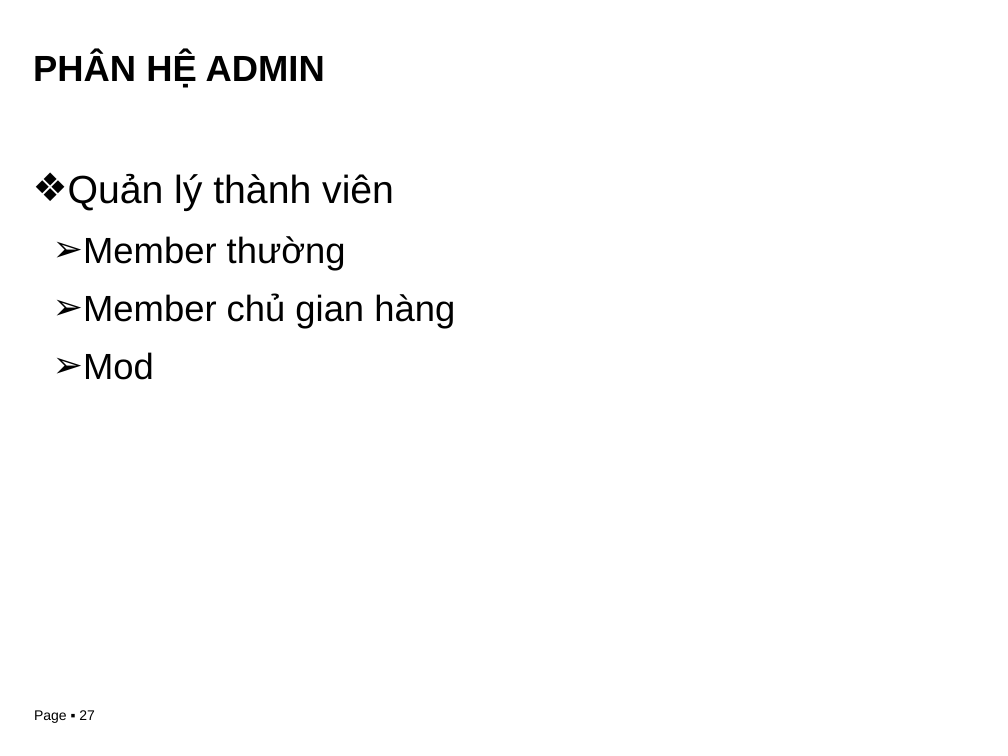
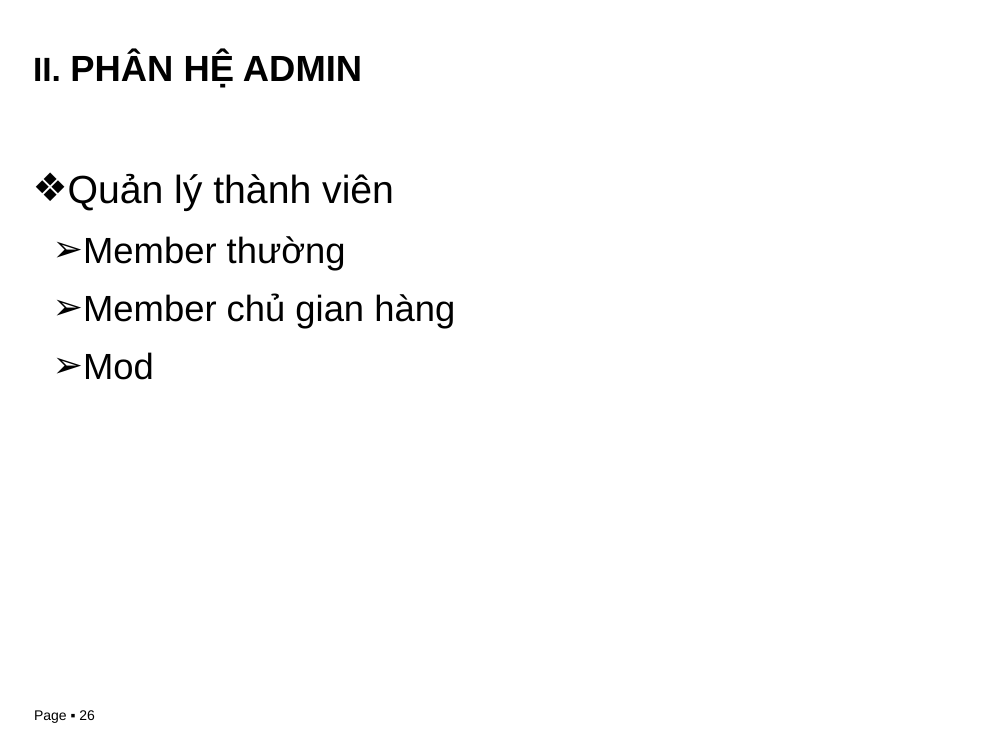
Before and after one commit to btheanh174/kl07-nha03, a slide deck: slide 26 of Reports/28-03-2011-Slide.pptx (slide 27 before the commit). Drawn at 1008x756 pixels with LibreOffice and Linux fonts; fonts in the diff are those of the drawing; background and template pictures are left out. Boxes give left, top, right and bottom in pixels: in the first picture for what was removed or moved away, otherwise in the second. Text is boxed around its words. In the diff, an @@ line names an element or a change of style, - is before the commit and + after.

```diff
--- a/Reports/28-03-2011-Slide.pptx
+++ b/Reports/28-03-2011-Slide.pptx
@@ title at [33,53,362,88]: text changed @@
-PHÂN HỆ ADMIN
+II. PHÂN HỆ ADMIN
@@ page number at [34,710,95,723]: text changed @@
-Page ▪ 27
+Page ▪ 26
```
Also in this commit, not shown: 14 other slides changed, 3 slides added.
